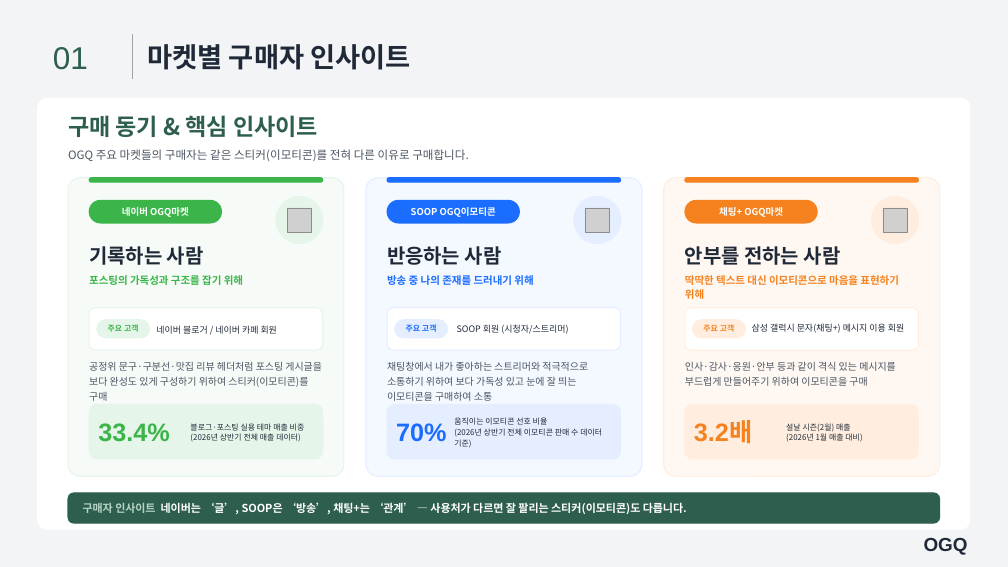
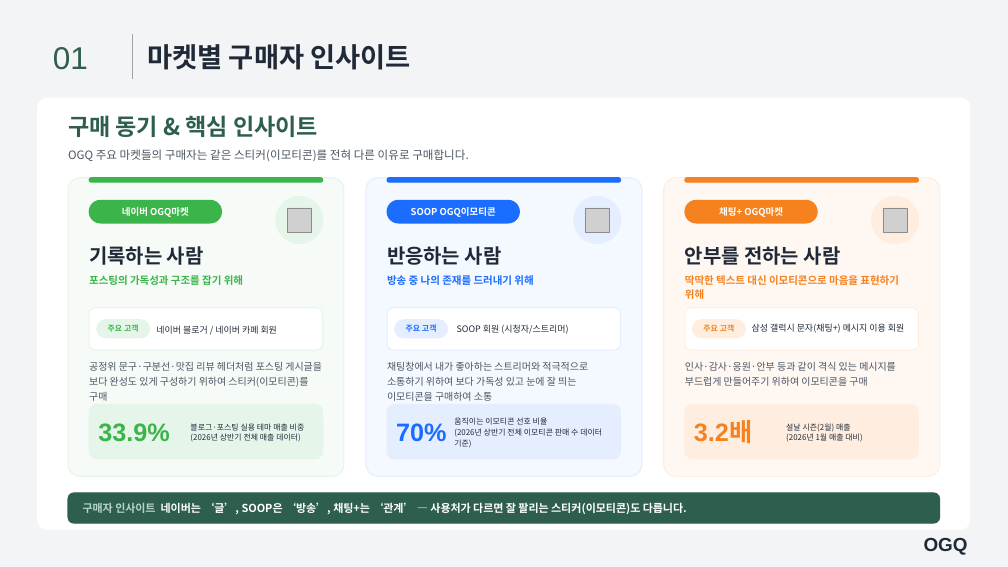
Before and after one commit to loveet3-hue/ogq-banner-generator, a slide deck: slide 7 of playbook/template_v2.pptx. Drawn at 1008x567 pixels with LibreOffice and Linux fonts; fonts in the diff are those of the drawing; grey boxes stand for pictures. Boxes give left, top, right and bottom in pixels: in the first picture for what was removed or moved away, otherwise in the second. Text is boxed around its words. In the diff, an @@ line names an element or a change of style, - is before the commit and + after.

```diff
--- a/playbook/template_v2.pptx
+++ b/playbook/template_v2.pptx
@@ text at <box>98,423,169,442</box>: text changed @@
-33.4%
+33.9%
```
Also in this commit, not shown: 2 other slides changed, 3 other files.
